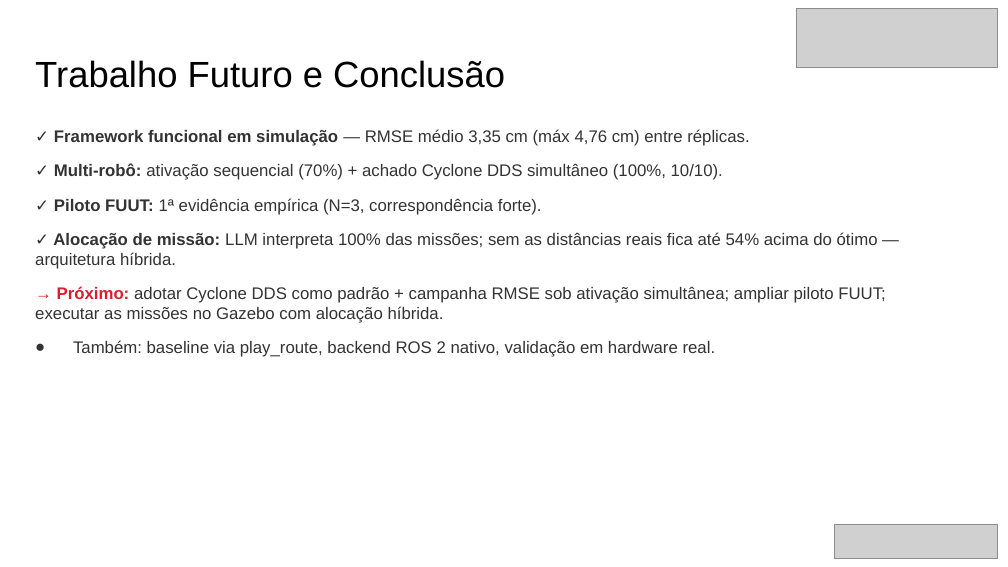
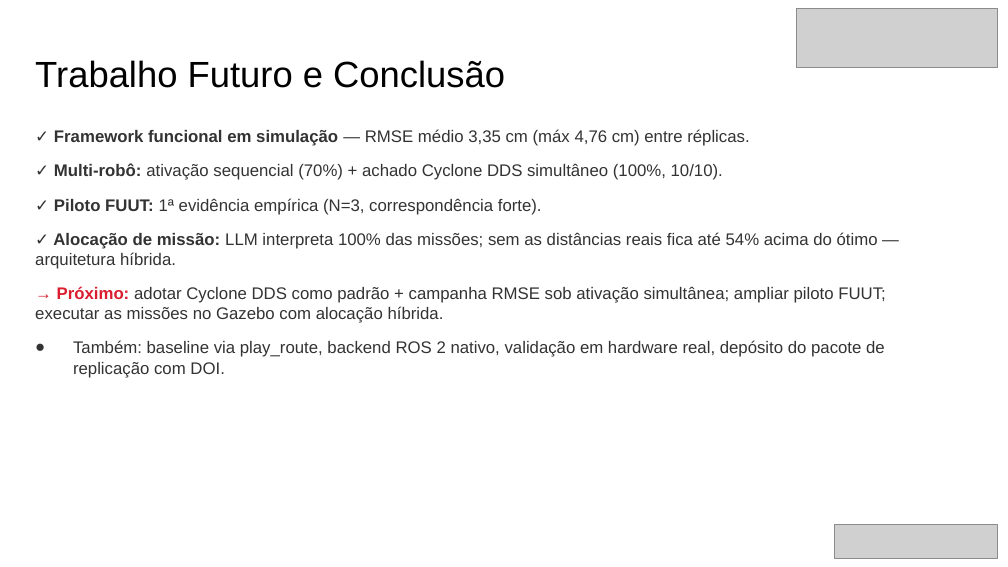
Before and after one commit to eduardowanderleyde/fleet-ui, a slide deck: slide 18 of disserta-apresenta/apresentacao_defesa.pptx. Drawn at 1008x567 pixels with LibreOffice and Linux fonts; fonts in the diff are those of the drawing; grey boxes stand for pictures. Boxes give left, top, right and bottom in pixels: in the first picture for what was removed or moved away, otherwise in the second. Text is boxed around its words. In the diff, an @@ line names an element or a change of style, - is before the commit and + after.

```diff
--- a/disserta-apresenta/apresentacao_defesa.pptx
+++ b/disserta-apresenta/apresentacao_defesa.pptx
@@ text at box(73, 340, 885, 378): text changed @@
-● Também: baseline via play_route, backend ROS 2 nativo, validação em hardware real.
+● Também: baseline via play_route, backend ROS 2 nativo, validação em hardware real, depósito do pacote de replicação com DOI.
```
Also in this commit, not shown: 1 other file.
